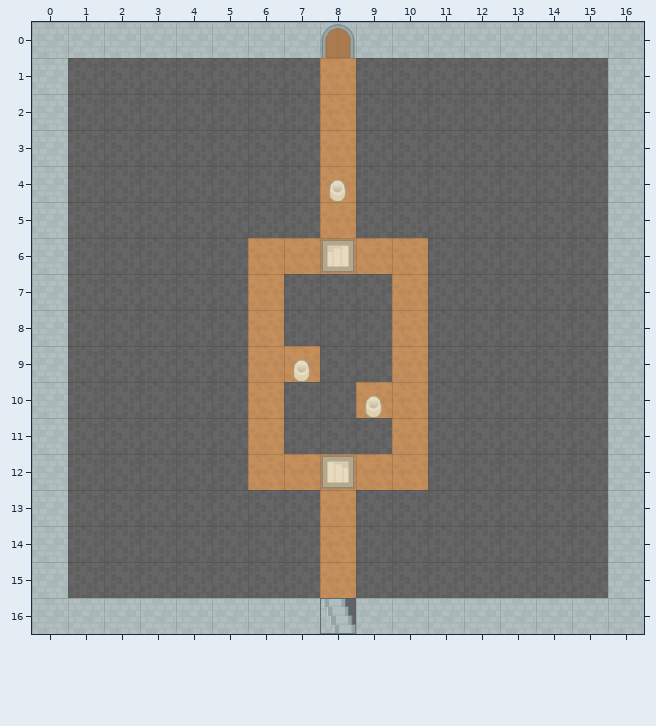
Tiled map, stored at android/assets/map2.tmx. That is the earlier state.
Cells are 64x64 px. Shown: x 0..16, y 0..16.
The result:
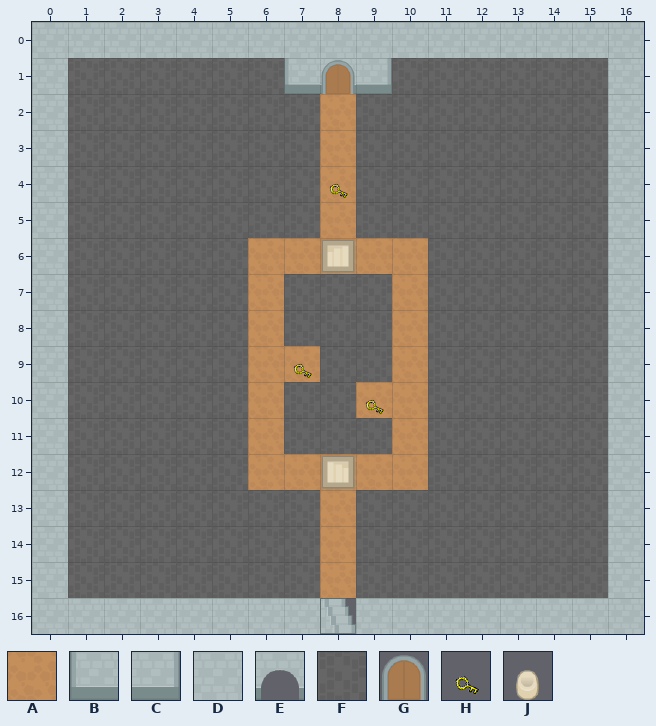
Key: from "RPGpack_sheet": A 26, B 70, C 72, D 74, E 114, F 154, G 219, H 245, J 248.
_ is an empty cell.
The edit:
Layer "Walls":
y 0: x 8 _ -> D
y 1: x 7 F -> B; x 9 F -> C
Layer "PassableWalls":
y 0: x 8 D -> _
y 1: x 8 _ -> E
Layer "Road":
y 0: x 8 G -> _
y 1: x 8 A -> G
Layer "Keys":
y 4: x 8 J -> H
y 9: x 7 J -> H
y 10: x 9 J -> H
Pixel boxes of the changes (left, top, right, bottom) in both pictures:
changed: (284, 24, 392, 94)
changed: (329, 179, 348, 202)
changed: (293, 359, 312, 382)
changed: (365, 395, 384, 418)
